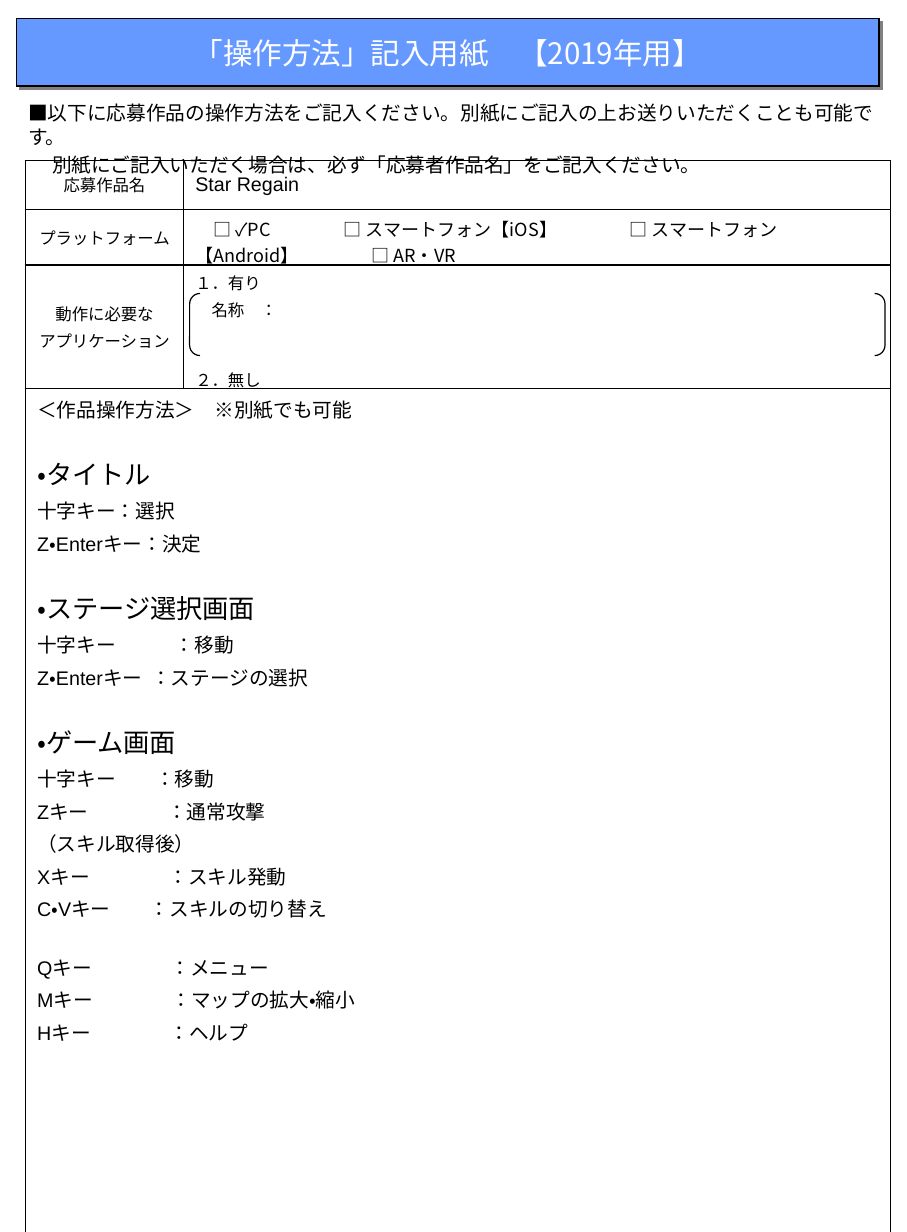
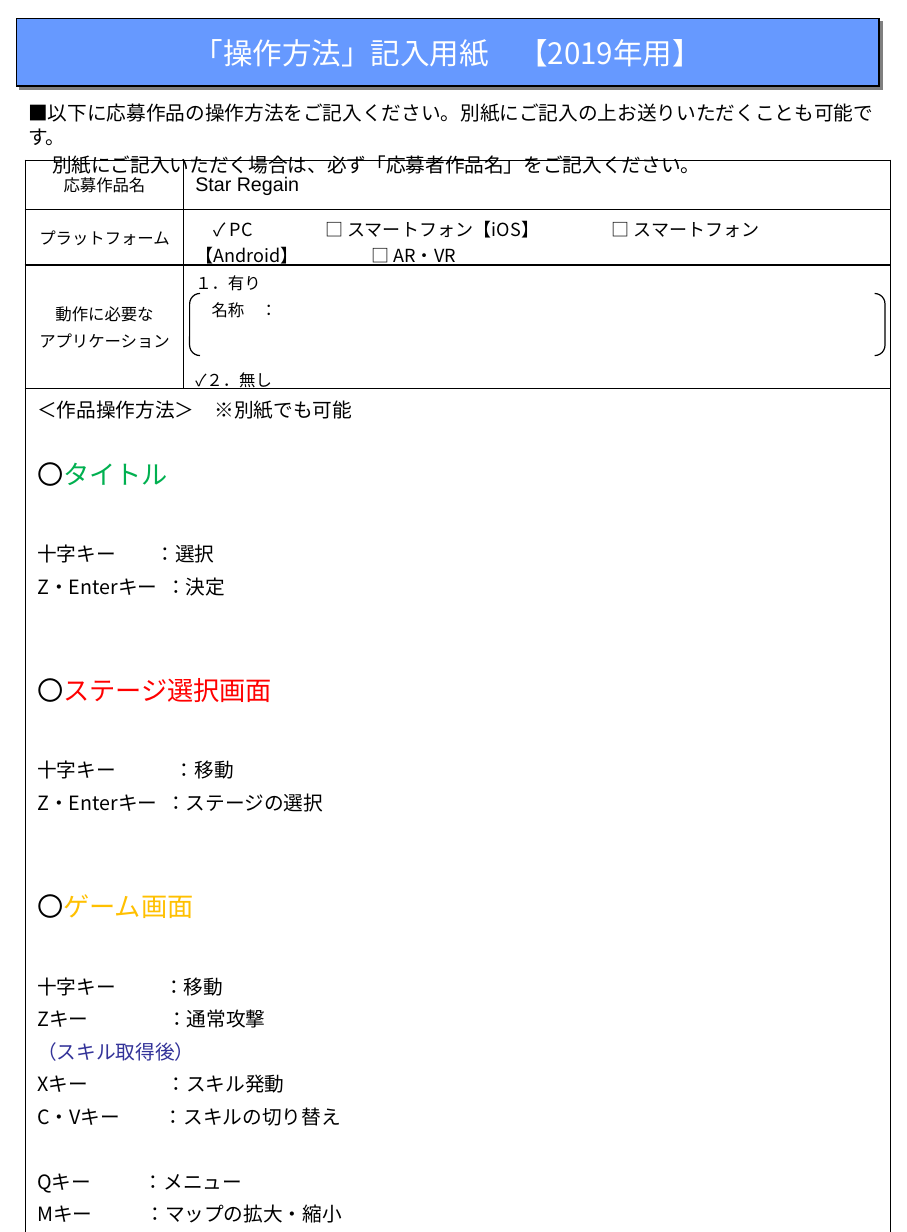
Before and after one commit to r1towww/osore, a slide deck: slide 1 of 2_操作方法フォーマット2019/2_操作方法フォーマット2019.pptx. Drawn at 907x1232 pixels with LibreOffice and Linux fonts; fonts in the diff are those of the drawing. Boxes give left, top, right and bottom in pixels: in the first picture for what was removed or moved away, otherwise in the second. Text is boxed around its words. In the diff, an @@ line names an element or a change of style, - is before the commit and + after.

```diff
--- a/2_操作方法フォーマット2019/2_操作方法フォーマット2019.pptx
+++ b/2_操作方法フォーマット2019/2_操作方法フォーマット2019.pptx
@@ table at box(26, 161, 892, 1232) @@
-row 2, column 2: □ ✓PC □ スマートフォン【iOS】 □ スマートフォン【Android】 □ AR・VR
+row 2, column 2: ✓ PC □ スマートフォン【iOS】 □ スマートフォン【Android】 □ AR・VR
-row 3, column 2: １．有り / 名称 ： / ２．無し
+row 3, column 2: １．有り / 名称 ： / ✓２．無し
-row 4, column 1: ＜作品操作方法＞ ※別紙でも可能 / ・タイトル / 十字キー：選択 / Z・Enterキー：決定 / ・ステージ選択画面 / 十字キー ：移動 / Z・Enterキー ：ステージの選択 / ・ゲーム画面 / 十字キー ：移動 / Zキー ：通常攻撃 / （スキル取得後） / Xキー ：スキル発動 / C・Vキー ：スキルの切り替え / Qキー ：メニュー / Mキー ：マップの拡大・縮小 / Hキー ：ヘルプ
+row 4, column 1: ＜作品操作方法＞ ※別紙でも可能 / 〇タイトル / 十字キー ：選択 / Z・Enterキー ：決定 / 〇ステージ選択画面 / 十字キー ：移動 / Z・Enterキー ：ステージの選択 / 〇ゲーム画面 / 十字キー ：移動 / Zキー ：通常攻撃 / （スキル取得後） / Xキー ：スキル発動 / C・Vキー ：スキルの切り替え / Qキー ：メニュー / Mキー ：マップの拡大・縮小 / Hキー ：ヘルプ
```
Also in this commit, not shown: 2 other files.
